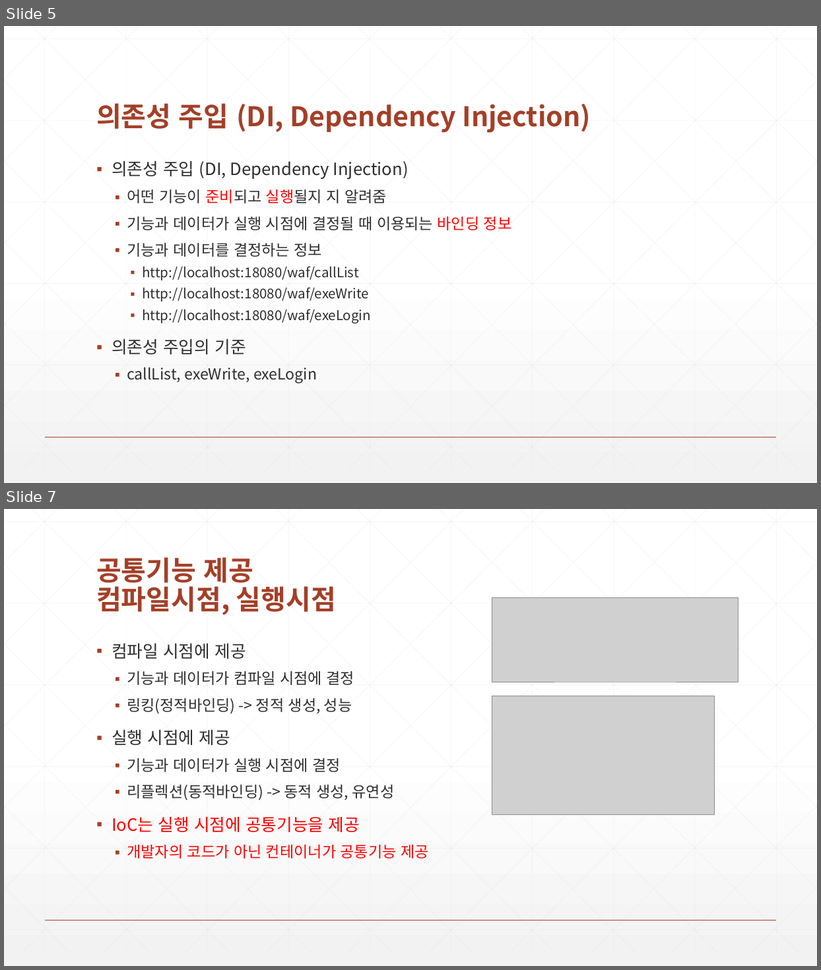
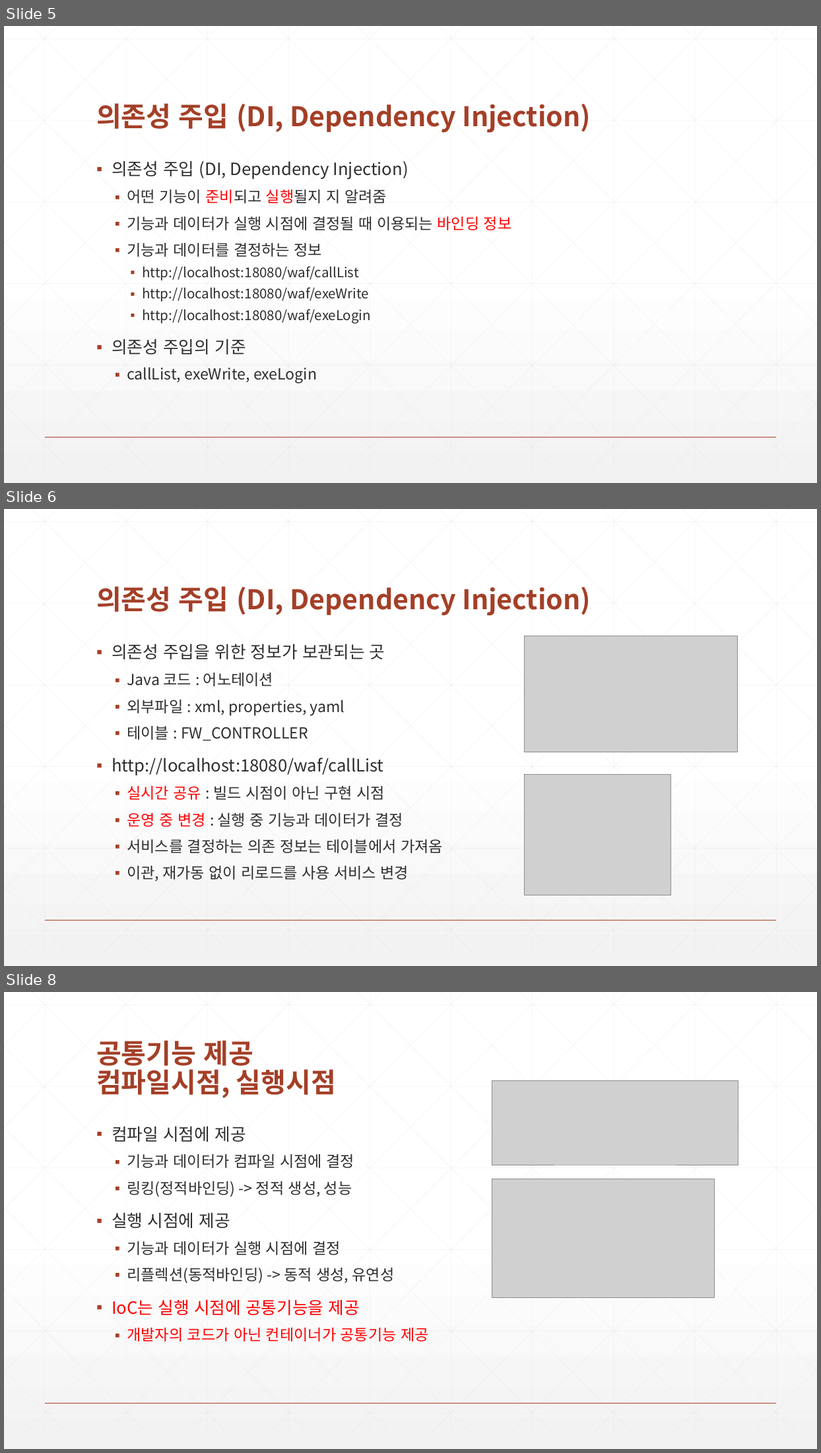
Before and after one commit to zeroshift01/code5, a slide deck: inflearn04/doc/3.비즈니스 공통 기능을 재사용할 수 있는 IoC 와 DI 를 구현합니다.pptx. Shown one above the other, each under a label of ours: slides 5 and 7 before the commit, slides 5, 6 and 8 after it; the slides between them are not shown. The pictures are 821x970 and 821x1453 pixels, drawn with LibreOffice and Linux fonts; fonts in the diff are those of the drawing; grey boxes stand for pictures. Boxes give left, top, right and bottom in pixels: in the first picture for what was removed or moved away, otherwise in the second. Text is boxed around its words. In the diff, an @@ line names an element or a change of style, - is before the commit and + after.

```diff
--- a/inflearn04/doc/3.비즈니스 공통 기능을 재사용할 수 있는 IoC 와 DI 를 구현합니다.pptx
+++ b/inflearn04/doc/3.비즈니스 공통 기능을 재사용할 수 있는 IoC 와 DI 를 구현합니다.pptx
@@ slide 6 added at [4,509,817,966], background gradient #FFFFFF to #F2F2F2; not listed: 47 template elements that a slide beside it also shows @@
@@ title added at [96,586,591,616], 32 pt, text #A43F27, bold @@
+의존성 주입 (DI, Dependency Injection)
@@ text added at [112,644,443,881], 18 pt, text #2D2E2D @@
+▪ 의존성 주입을 위한 정보가 보관되는 곳
+  ▪ Java 코드 : 어노테이션
+  ▪ 외부파일 : xml, properties, yaml
+  ▪ 테이블 : FW_CONTROLLER
+▪ http://localhost:18080/waf/callList
+  ▪ 실시간 공유 : 빌드 시점이 아닌 구현 시점
+  ▪ 운영 중 변경 : 실행 중 기능과 데이터가 결정
+  ▪ 서비스를 결정하는 의존 정보는 테이블에서 가져옴
+  ▪ 이관, 재가동 없이 리로드를 사용 서비스 변경
@@ picture added at [524,636,737,753] @@
@@ picture added at [524,775,671,896] @@
@@ what was slide 7 is now slide 8 @@
```
Also in this commit, not shown: 2 slides changed, 3 other files.
